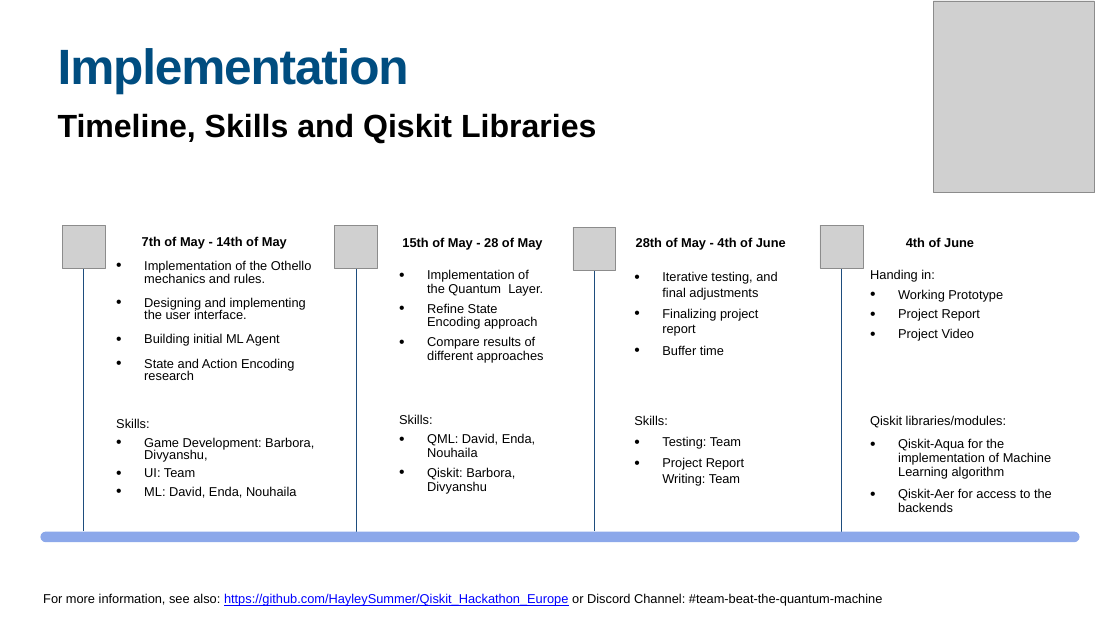
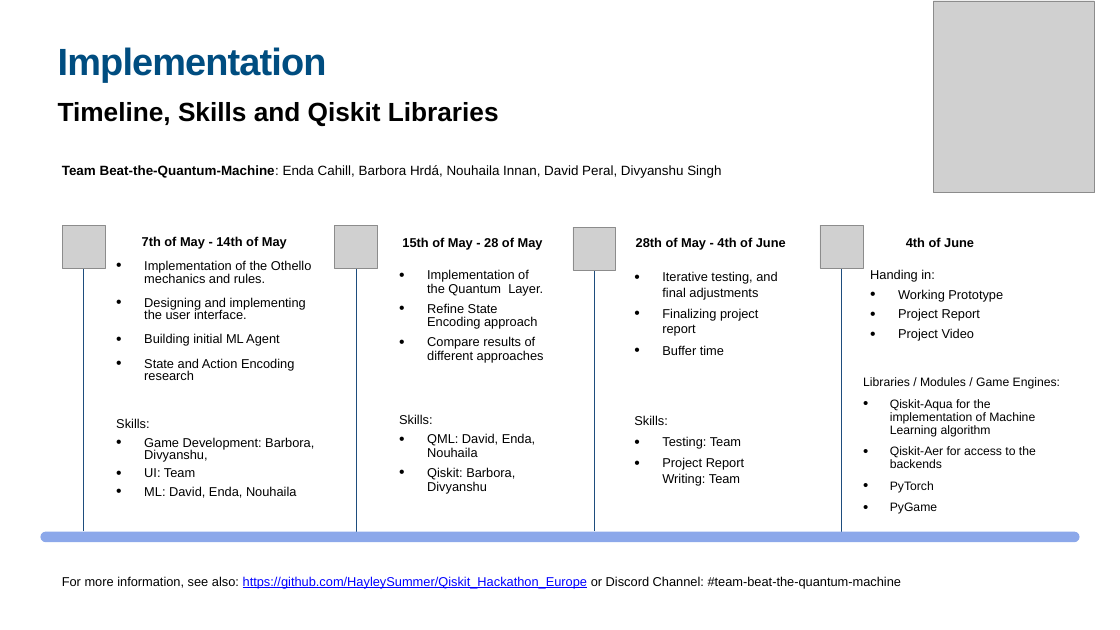
Before and after one commit to HayleySummer/Qiskit_Hackathon_Europe, a slide deck: slide 3 of Proposal/Beat_the_quantum_machine.pptx. Drawn at 1120x630 pixels with LibreOffice and Linux fonts; fonts in the diff are those of the drawing; grey boxes stand for pictures. Boxes give left, top, right and bottom in pixels: in the first picture for what was removed or moved away, otherwise in the second. Text is boxed around its words. In the diff, an @@ line names an element or a change of style, - is before the commit and + after.

```diff
--- a/Proposal/Beat_the_quantum_machine.pptx
+++ b/Proposal/Beat_the_quantum_machine.pptx
@@ title "Implementation" at <box>58,47,327,82</box>: size 85 to 65 pt, letter spacing -2 to -1.5 pt @@
@@ text "Timeline, Skills and Qiskit Libraries": place and size @@
-text "Timeline, Skills and Qiskit Libraries" at <box>58,113,596,143</box>
+text "Timeline, Skills and Qiskit Libraries" at <box>58,102,499,126</box>
@@ text "Timeline, Skills and Qiskit Libraries" at <box>58,102,499,126</box>: size 55 to 45 pt @@
@@ text added at <box>62,165,721,178</box>, 23 pt, text #000000 @@
+Team Beat-the-Quantum-Machine: Enda Cahill, Barbora Hrdá, Nouhaila Innan, David Peral, Divyanshu Singh
@@ text "Libraries / Modules / Game ...": place and size @@
-text "Libraries / Modules / Game ..." at <box>870,415,1052,512</box>
+text "Libraries / Modules / Game ..." at <box>863,377,1060,514</box>
@@ text at <box>863,377,1060,389</box>: text changed; size 22 to 20.9 pt @@
-Qiskit libraries/modules:
+Libraries / Modules / Game Engines:
@@ text at <box>890,399,1036,468</box>: size 22 to 20.9 pt in "Qiskit-Aqua for the implementation of Machine Learning ...", "Qiskit-Aer for access to the backends"; indent changed; less space between paragraphs @@
@@ text at <box>890,481,937,514</box>: paragraphs added @@
+• PyTorch
+• PyGame
@@ text "For more information, see also: ...": place and size @@
-text "For more information, see also: ..." at <box>43,593,883,606</box>
+text "For more information, see also: ..." at <box>62,576,902,589</box>
```
Also in this commit, not shown: 2 other slides changed, 4 other files.
